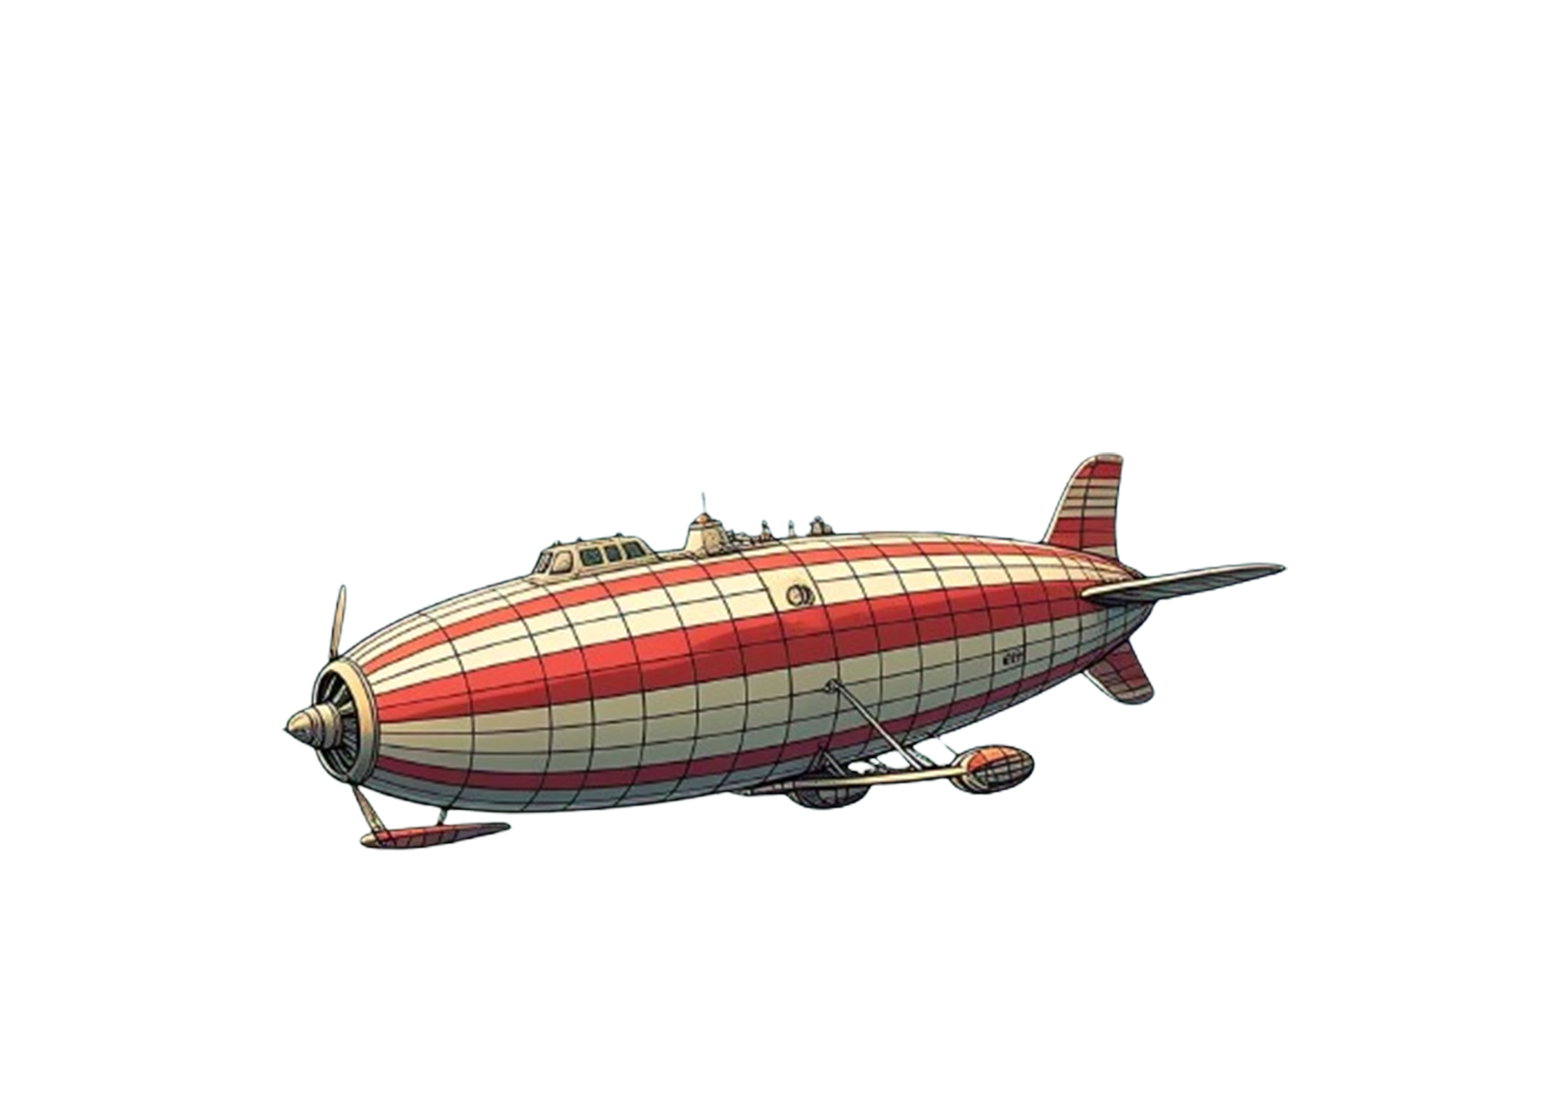
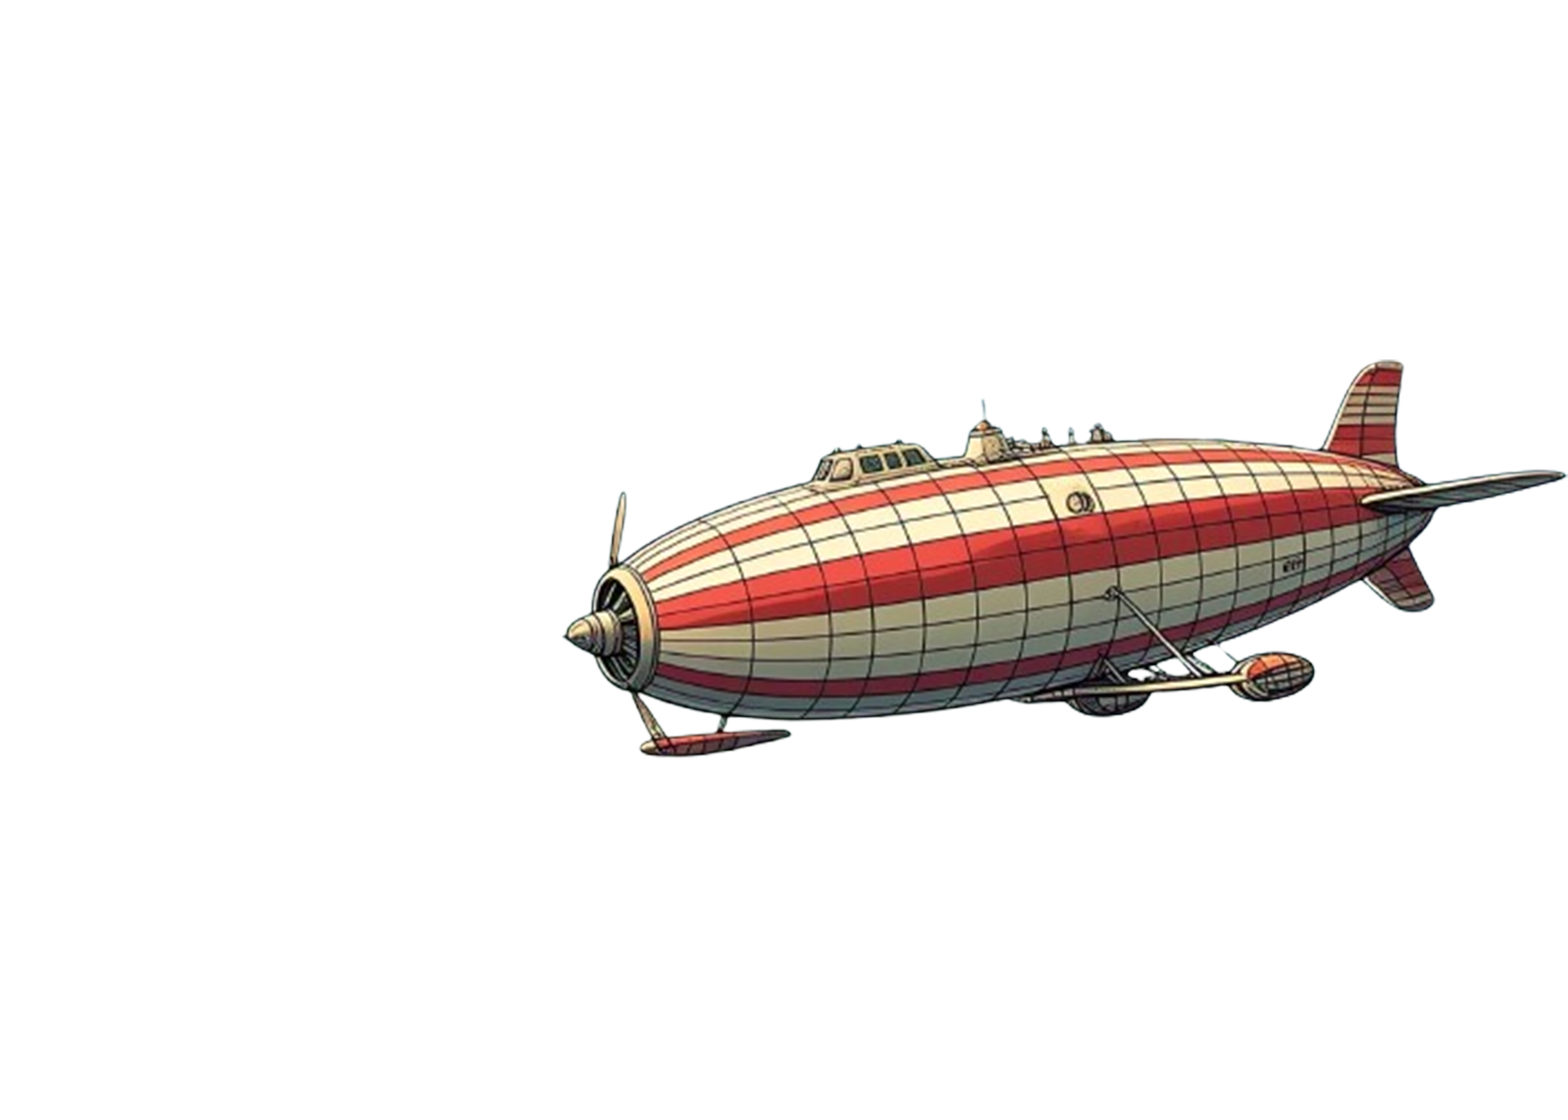
Layers edited between the first and the second 1568 x 1120 image:
painted on "WhatsApp_Image_2025-02-28_at_1.14.36_AM-removebg-preview" over [left=280, top=359, right=1568, bottom=852]